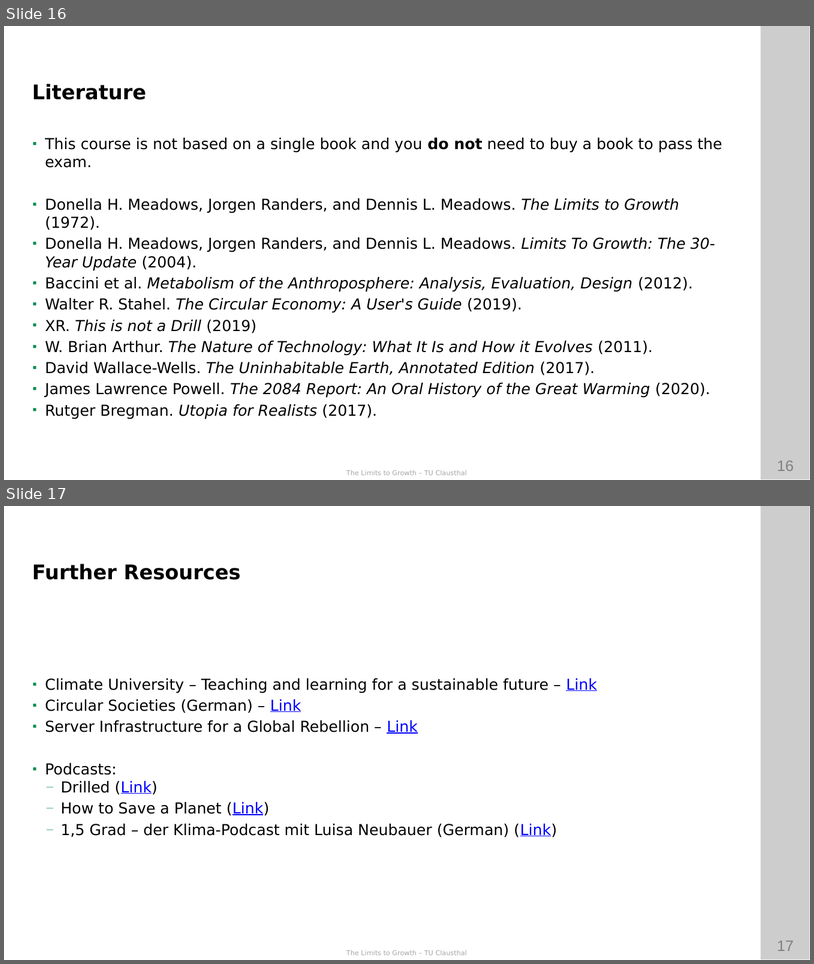
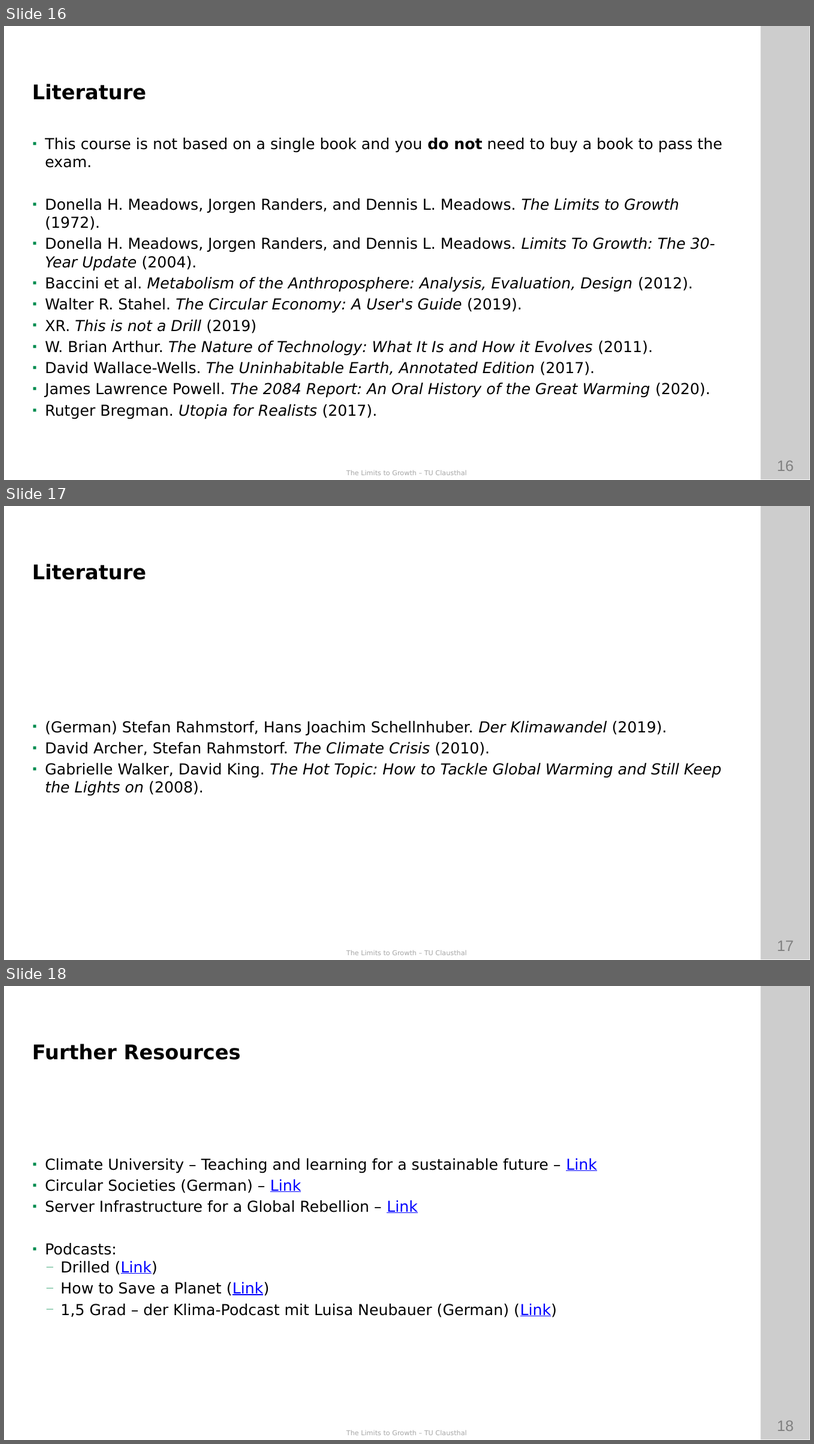
Before and after one commit to ETCE-LAB/teaching-material, a slide deck: The-Limits-to-Growth/LTG-L00-Organization.pptx. Shown one above the other, each under a label of ours: slides 16 and 17 before the commit, slides 16, 17 and 18 after it. The pictures are 814x964 and 814x1444 pixels, drawn with LibreOffice and Linux fonts; fonts in the diff are those of the drawing; background and template pictures are left out. Boxes give left, top, right and bottom in pixels: in the first picture for what was removed or moved away, otherwise in the second. Text is boxed around its words. In the diff, an @@ line names an element or a change of style, - is before the commit and + after.

Commit message:
* extended the LTG L00 literature list and added some recmommendations for global warming fundamentals

```diff
--- a/The-Limits-to-Growth/LTG-L00-Organization.pptx
+++ b/The-Limits-to-Growth/LTG-L00-Organization.pptx
@@ slide 17 added at (x1=4, y1=506, x2=810, y2=960), background #FFFFFF; not listed: 4 template elements that a slide beside it also shows @@
@@ text added at (x1=32, y1=564, x2=146, y2=580), 24 pt, text #000000, bold @@
+Literature
@@ text added at (x1=45, y1=721, x2=722, y2=796), 18 pt, text #000000 @@
+▪ (German) Stefan Rahmstorf, Hans Joachim Schellnhuber. Der Klimawandel (2019).
+▪ David Archer, Stefan Rahmstorf. The Climate Crisis (2010).
+▪ Gabrielle Walker, David King. The Hot Topic: How to Tackle Global Warming and Still Keep the Lights on (2008).
@@ what was slide 17 is now slide 18 @@
@@ page number at (x1=777, y1=1420, x2=794, y2=1431): text changed @@
-17
+18
```
Also in this commit, not shown: 1 other file.
